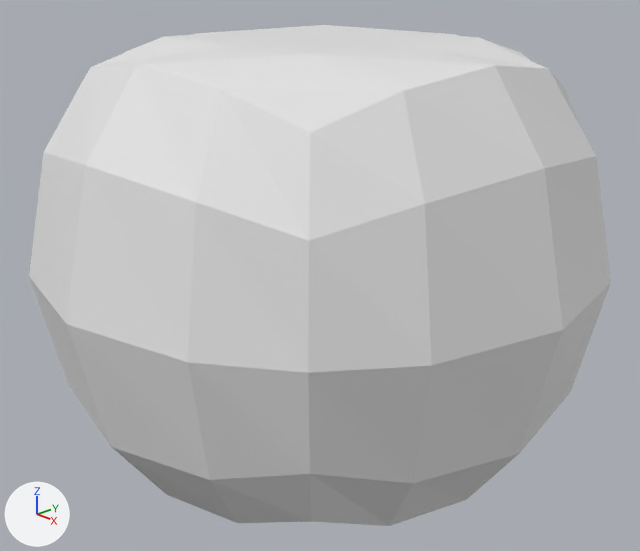
Two versions of the Blender file Brender/4monthAll.blend, one commit apart.
Rendered twice from a 50 mm camera at (2.99, -2.82, 2.64) aimed at (0.03, -0.03, 1.16). Lighting does not change. The marker at lower left points along +X, +Y and +Z. The same objects are shown in both versions, whatever each file hides.

Script lines for the objects in view, before the commit:
```python
me_立方体_033 = bpy.data.meshes.new('立方体.033')
me_立方体_033.from_pydata(...)  # 98 vertices, 96 faces; spans x -1.35..1.35, y -1.35..1.35, z -1.0..1.0
ob_firebarcenter = bpy.data.objects.new('FireBarCenter', me_立方体_033)
ob_firebarcenter.location = (0.0, 0.0, 1.282)
```
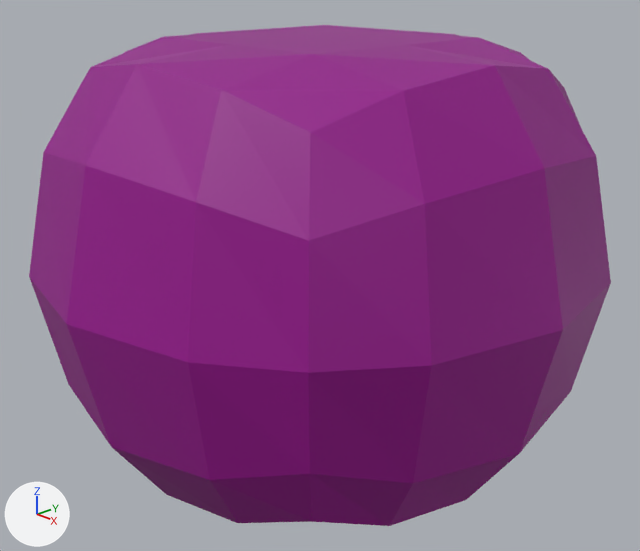
Changed parts and their boxes [x1, y1, x2, y2] in the pictures (640 x 551 px):
'FireBarCenter', recoloured (grey to purple)
    both: [29, 25, 611, 526]

The change, as a diff of the scene's bpy script:
```diff
--- a/Brender/4monthAll.blend.py
+++ b/Brender/4monthAll.blend.py
@@ me_立方体_033 @@
 me_立方体_033.from_pydata(...)  # 98 vertices, 96 faces; spans x -1.35..1.35, y -1.35..1.35, z -1.0..1.0
+me_立方体_033.materials.append(mat_マテリアル_008)  # picture img_firebarbar
```
